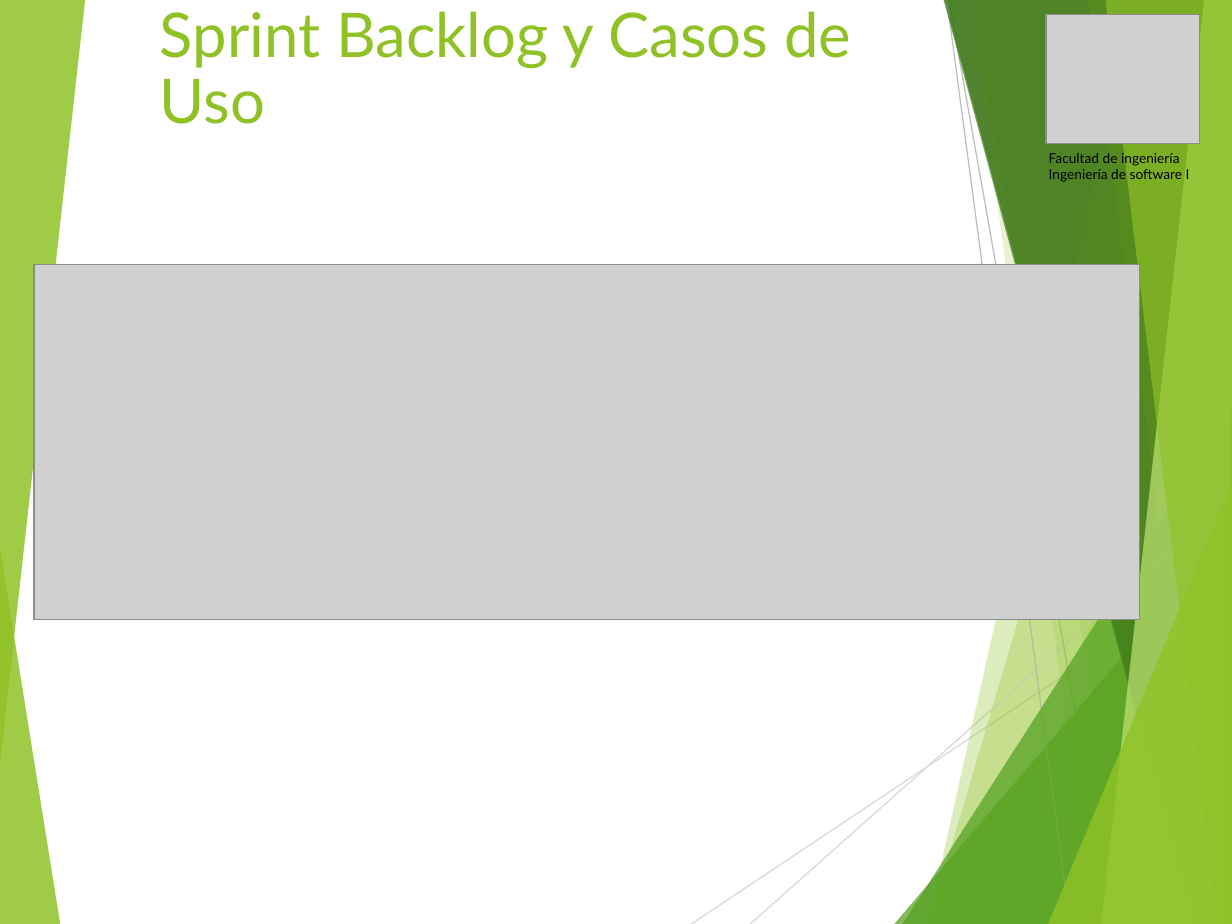
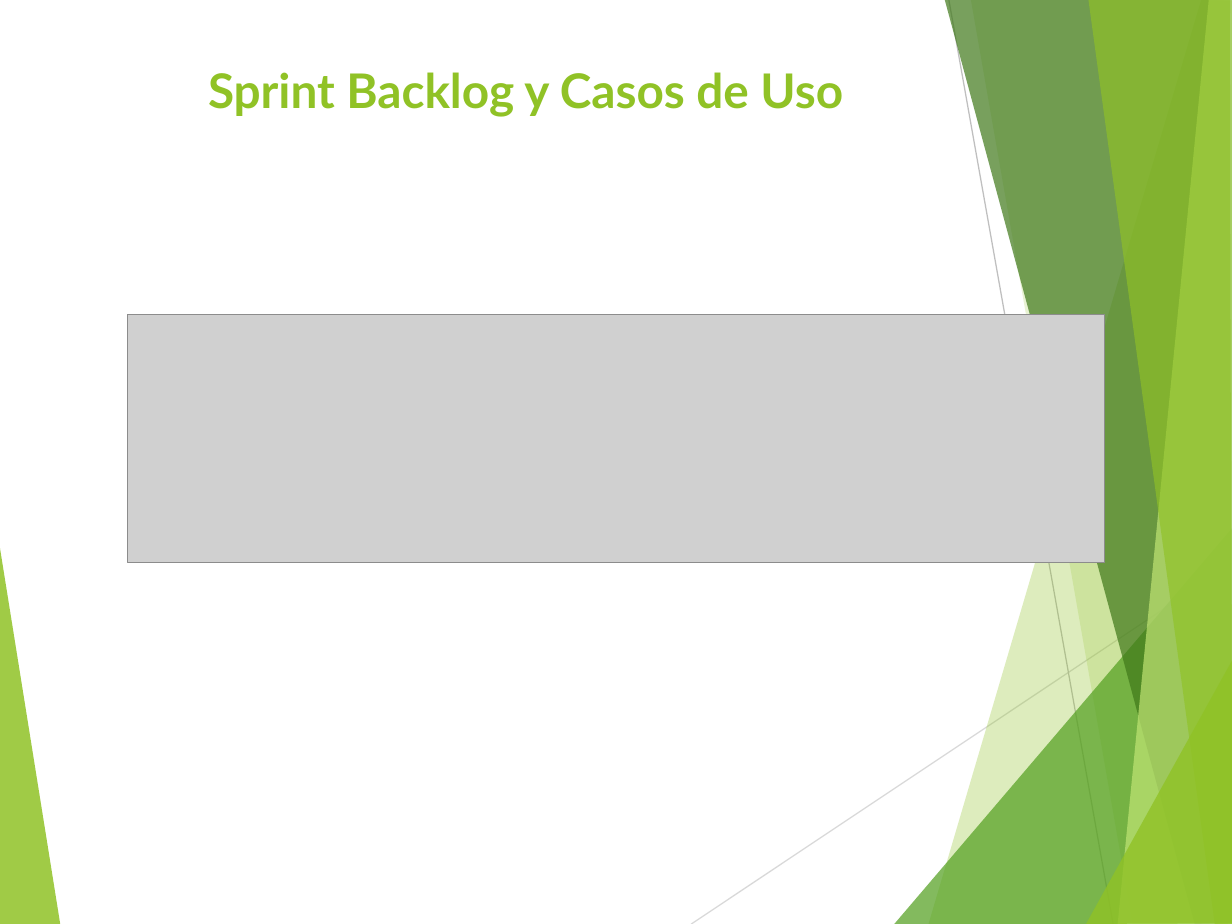
Before and after one commit to vixo23/ING-DE-SOFTWARE, a slide deck: slide 7 of INCREMENTO3/Ppt/PPt Tercer incremento scrum++.pptx (slide 8 before the commit). Drawn at 1232x924 pixels with LibreOffice and Linux fonts; fonts in the diff are those of the drawing; grey boxes stand for pictures. Boxes give left, top, right and bottom in pixels: in the first picture for what was removed or moved away, otherwise in the second. Text is boxed around its words. In the diff, an @@ line names an element or a change of style, - is before the commit and + after.

```diff
--- a/INCREMENTO3/Ppt/PPt Tercer incremento scrum++.pptx
+++ b/INCREMENTO3/Ppt/PPt Tercer incremento scrum++.pptx
@@ group removed at (x1=0, y1=0, x2=1232, y2=924): 5 freeform shapes, 3 triangles, 2 lines @@
@@ picture removed at (x1=1046, y1=15, x2=1199, y2=144) @@
@@ text "Sprint Backlog y Casos de ..." moved from (x1=160, y1=11, x2=851, y2=124) to (x1=208, y1=72, x2=843, y2=117) @@
@@ text "Sprint Backlog y Casos de ..." at (x1=208, y1=72, x2=843, y2=117): size 36 to 27.9 pt, bold on; line spacing 0.9 to 1; vertical alignment bottom to top @@
@@ text removed at (x1=1049, y1=153, x2=1190, y2=182) @@
-Facultad de ingeniería
-Ingeniería de software I
@@ picture resized from (x1=34, y1=265, x2=1140, y2=620) to (x1=127, y1=314, x2=1104, y2=562) @@
```
Also in this commit, not shown: 8 other slides changed, 1 slide added, 1 slide removed, 1 other file.
